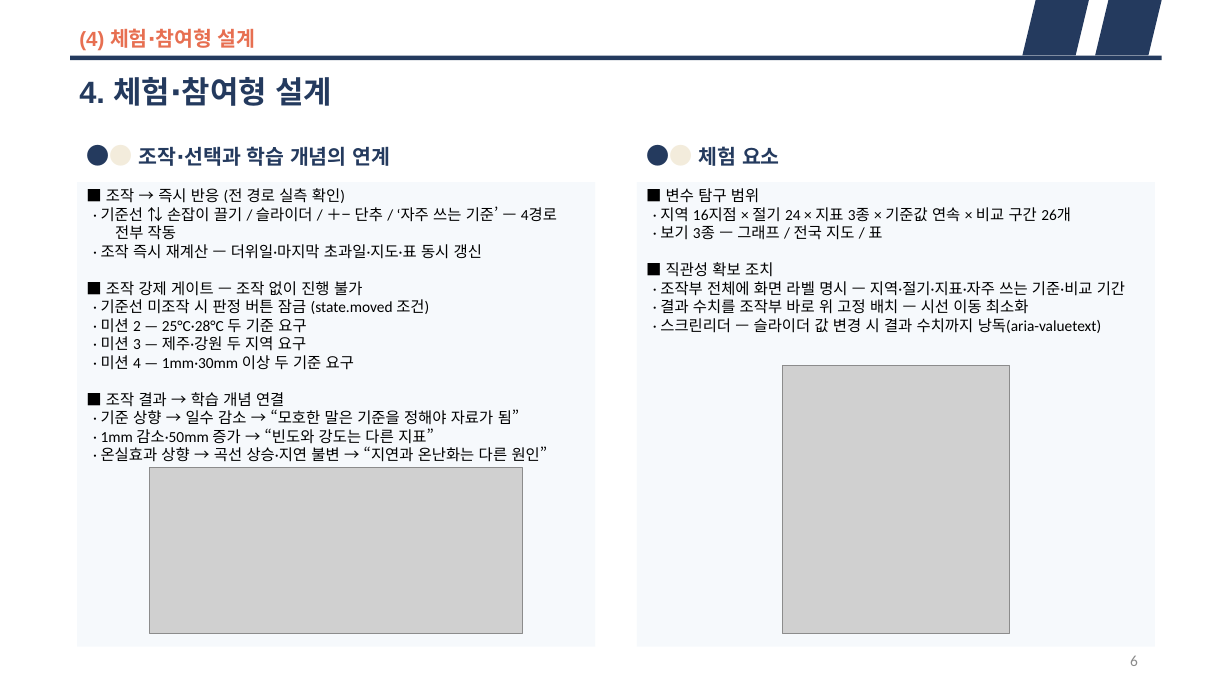
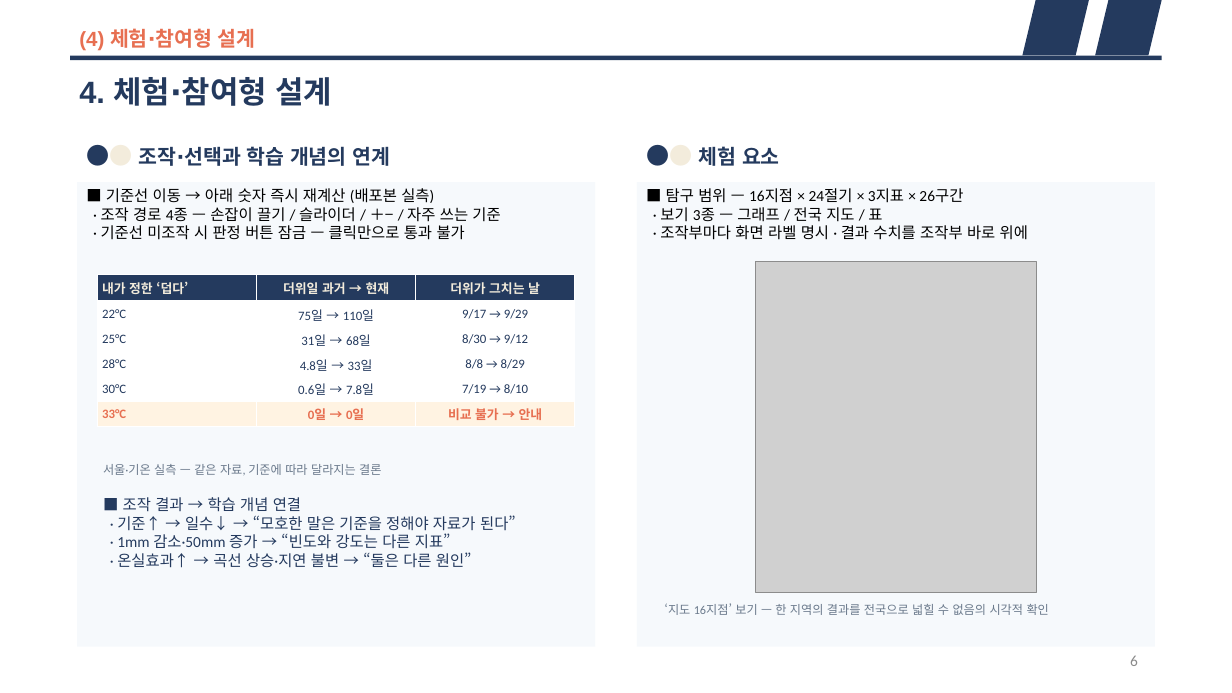
Before and after one commit to DONGJUN92/weather-24solar-terms, a slide deck: slide 6 of 발표자료_Weather24_본선.pptx. Drawn at 1232x693 pixels with LibreOffice and Linux fonts; fonts in the diff are those of the drawing; grey boxes stand for pictures. Boxes give left, top, right and bottom in pixels: in the first picture for what was removed or moved away, otherwise in the second. Text is boxed around its words. In the diff, an @@ line names an element or a change of style, - is before the commit and + after.

```diff
--- a/발표자료_Weather24_본선.pptx
+++ b/발표자료_Weather24_본선.pptx
@@ text in rectangle at <box>101,188,500,240</box>: text changed @@
-■ 조작 → 즉시 반응 (전 경로 실측 확인)
-· 기준선 ⇅ 손잡이 끌기 / 슬라이더 / ＋− 단추 / ‘자주 쓰는 기준’ — 4경로 전부 작동
-· 조작 즉시 재계산 — 더위일·마지막 초과일·지도·표 동시 갱신
-■ 조작 강제 게이트 — 조작 없이 진행 불가
-· 기준선 미조작 시 판정 버튼 잠금 (state.moved 조건)
-· 미션 2 — 25°C·28°C 두 기준 요구
-· 미션 3 — 제주·강원 두 지역 요구
-· 미션 4 — 1mm·30mm 이상 두 기준 요구
-■ 조작 결과 → 학습 개념 연결
-· 기준 상향 → 일수 감소 → “모호한 말은 기준을 정해야 자료가 됨”
-· 1mm 감소·50mm 증가 → “빈도와 강도는 다른 지표”
-· 온실효과 상향 → 곡선 상승·지연 불변 → “지연과 온난화는 다른 원인”
+■ 기준선 이동 → 아래 숫자 즉시 재계산 (배포본 실측)
+· 조작 경로 4종 — 손잡이 끌기 / 슬라이더 / ＋− / 자주 쓰는 기준
+· 기준선 미조작 시 판정 버튼 잠금 — 클릭만으로 통과 불가
@@ text in rectangle at <box>666,188,963,203</box>: text changed @@
-■ 변수 탐구 범위
-· 지역 16지점 × 절기 24 × 지표 3종 × 기준값 연속 × 비교 구간 26개
+■ 탐구 범위 — 16지점 × 24절기 × 3지표 × 26구간
@@ text in rectangle at <box>660,225,1028,240</box>: text changed @@
-■ 직관성 확보 조치
-· 조작부 전체에 화면 라벨 명시 — 지역·절기·지표·자주 쓰는 기준·비교 기간
-· 결과 수치를 조작부 바로 위 고정 배치 — 시선 이동 최소화
-· 스크린리더 — 슬라이더 값 변경 시 결과 수치까지 낭독(aria-valuetext)
+· 조작부마다 화면 라벨 명시 · 결과 수치를 조작부 바로 위에
@@ picture: place and size @@
-picture at <box>782,366,1009,634</box>
+picture at <box>756,262,1037,592</box>
@@ table added at <box>98,274,575,427</box>, 6 rows, 3 columns @@
+내가 정한 ‘덥다’ | 더위일 과거 → 현재 | 더위가 그치는 날
+22°C | 75일 → 110일 | 9/17 → 9/29
+25°C | 31일 → 68일 | 8/30 → 9/12
+28°C | 4.8일 → 33일 | 8/8 → 8/29
+30°C | 0.6일 → 7.8일 | 7/19 → 8/10
+33°C | 0일 → 0일 | 비교 불가 → 안내
@@ text added at <box>103,464,381,475</box>, 9.5 pt, text #6B7A8C @@
+서울·기온 실측 — 같은 자료, 기준에 따라 달라지는 결론
@@ picture removed at <box>150,468,522,633</box> @@
@@ text added at <box>117,497,516,568</box>, 12 pt, text #243A5E @@
+■ 조작 결과 → 학습 개념 연결
+· 기준↑ → 일수↓ → “모호한 말은 기준을 정해야 자료가 된다”
+· 1mm 감소·50mm 증가 → “빈도와 강도는 다른 지표”
+· 온실효과↑ → 곡선 상승·지연 불변 → “둘은 다른 원인”
@@ text added at <box>665,603,1049,615</box>, 9.5 pt, text #6B7A8C @@
+‘지도 16지점’ 보기 — 한 지역의 결과를 전국으로 넓힐 수 없음의 시각적 확인
```
Also in this commit, not shown: 6 other slides changed, 6 other files.
